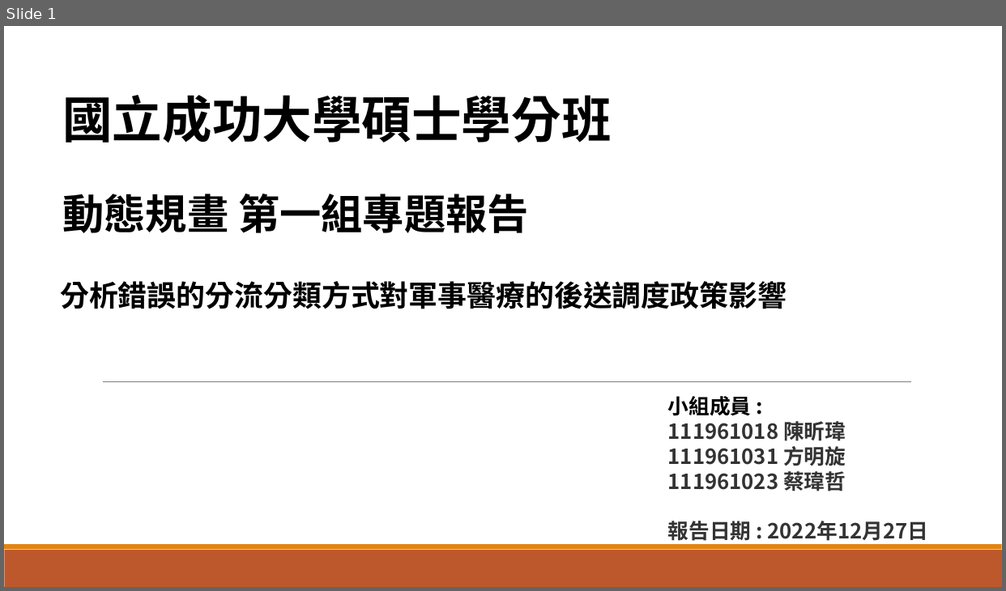
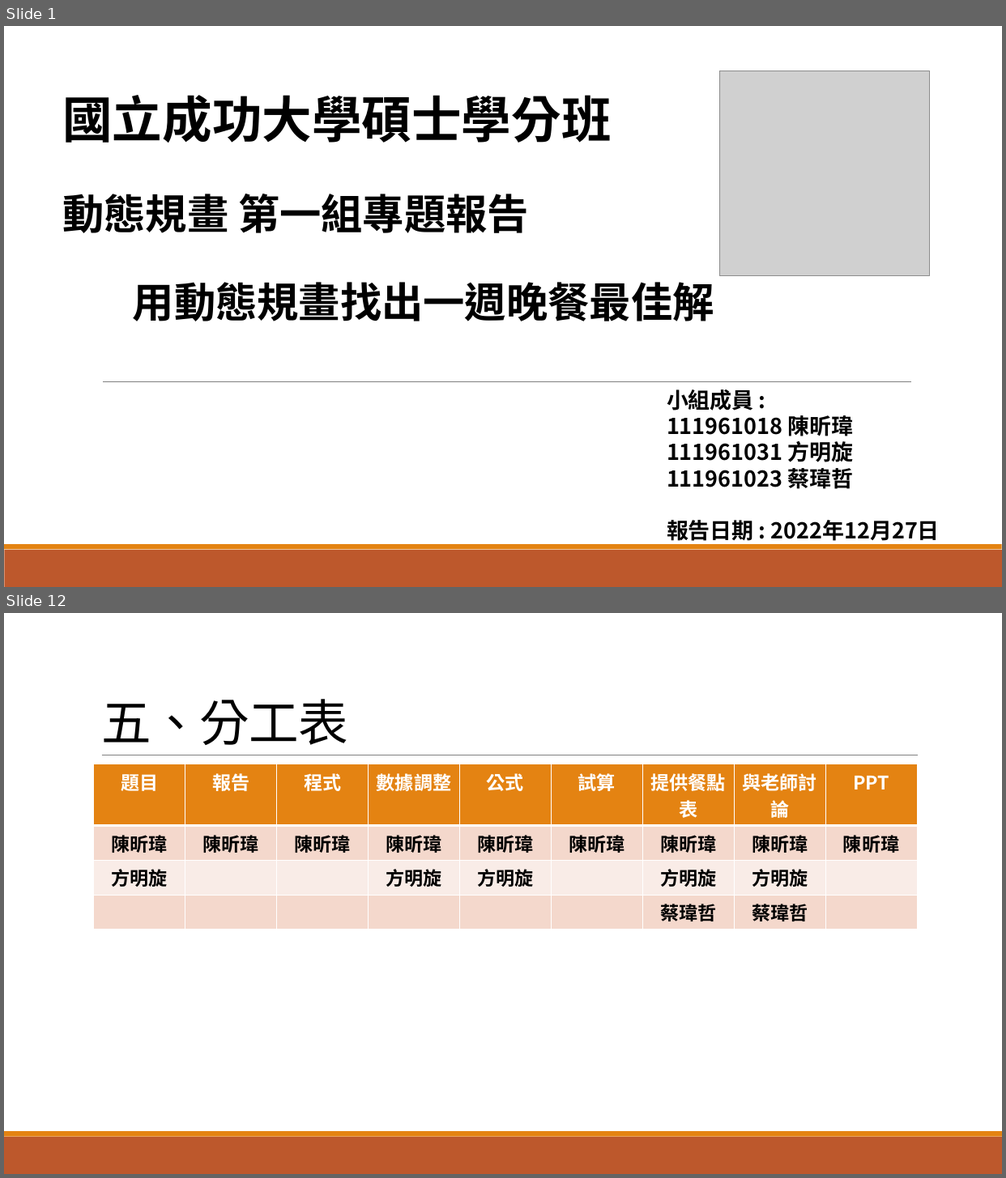
Before and after one commit to BangkokPicasso/Dynamic_Programming, a slide deck: Dynamic_Programming.pptx. Shown one above the other, each under a label of ours: slide 1 before the commit, slides 1 and 12 after it; the slides between them are not shown. The pictures are 1006x591 and 1006x1178 pixels, drawn with LibreOffice and Linux fonts; fonts in the diff are those of the drawing; grey boxes stand for pictures. Boxes give left, top, right and bottom in pixels: in the first picture for what was removed or moved away, otherwise in the second. Text is boxed around its words. In the diff, an @@ line names an element or a change of style, - is before the commit and + after.

```diff
--- a/Dynamic_Programming.pptx
+++ b/Dynamic_Programming.pptx
@@ slide 12 added at [4, 613, 1002, 1174], background #FFFFFF; not listed: 2 template elements that a slide beside it also shows @@
@@ title added at [101, 699, 348, 745], 48 pt, text #000000 @@
+五、分工表
@@ line added from (102, 756) to (918, 756), #808080 0.5 pt @@
@@ table added at [94, 764, 916, 925], 4 rows, 9 columns @@
+題目 | 報告 | 程式 | 數據調整 | 公式 | 試算 | 提供餐點表 | 與老師討論 | PPT
+陳昕瑋 | 陳昕瑋 | 陳昕瑋 | 陳昕瑋 | 陳昕瑋 | 陳昕瑋 | 陳昕瑋 | 陳昕瑋 | 陳昕瑋
+方明旋 |  |  | 方明旋 | 方明旋 |  | 方明旋 | 方明旋 | 
+ |  |  |  |  |  | 蔡瑋哲 | 蔡瑋哲 | 
@@ slide 1 changed as well @@
@@ picture added at [720, 71, 929, 276] @@
@@ text at [133, 282, 714, 322]: text changed; size 28 to 40 pt @@
-分析錯誤的分流分類方式對軍事醫療的後送調度政策影響
+用動態規畫找出一週晚餐最佳解
@@ text "小組成員 :": place and size @@
-text "小組成員 :" at [668, 396, 929, 541]
+text "小組成員 :" at [667, 390, 940, 545]
@@ text "小組成員 :" at [667, 390, 940, 545]: size 20 to 21 pt, text colour #333333 to #000000 @@
```
Also in this commit, not shown: 11 other slides added, 1 slide removed.
